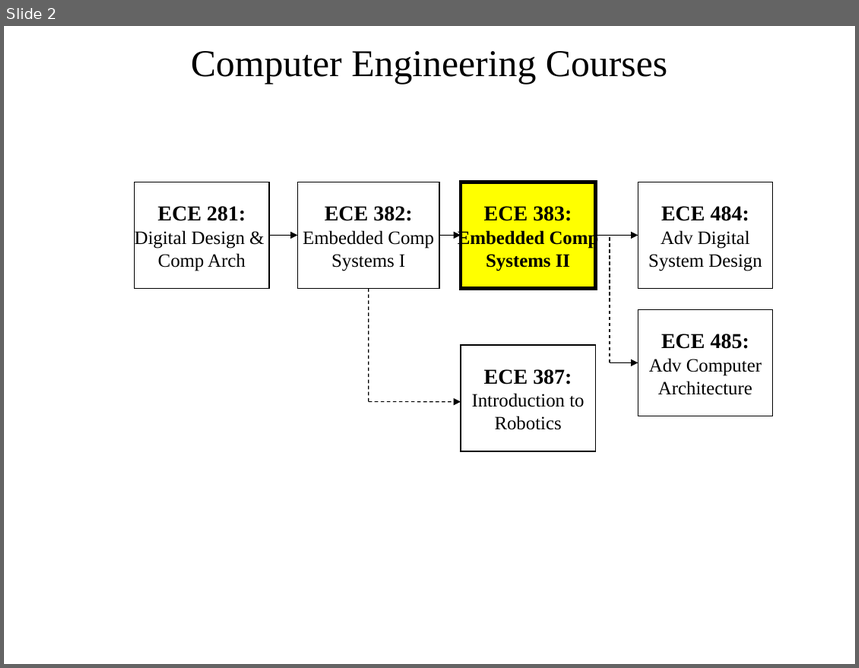
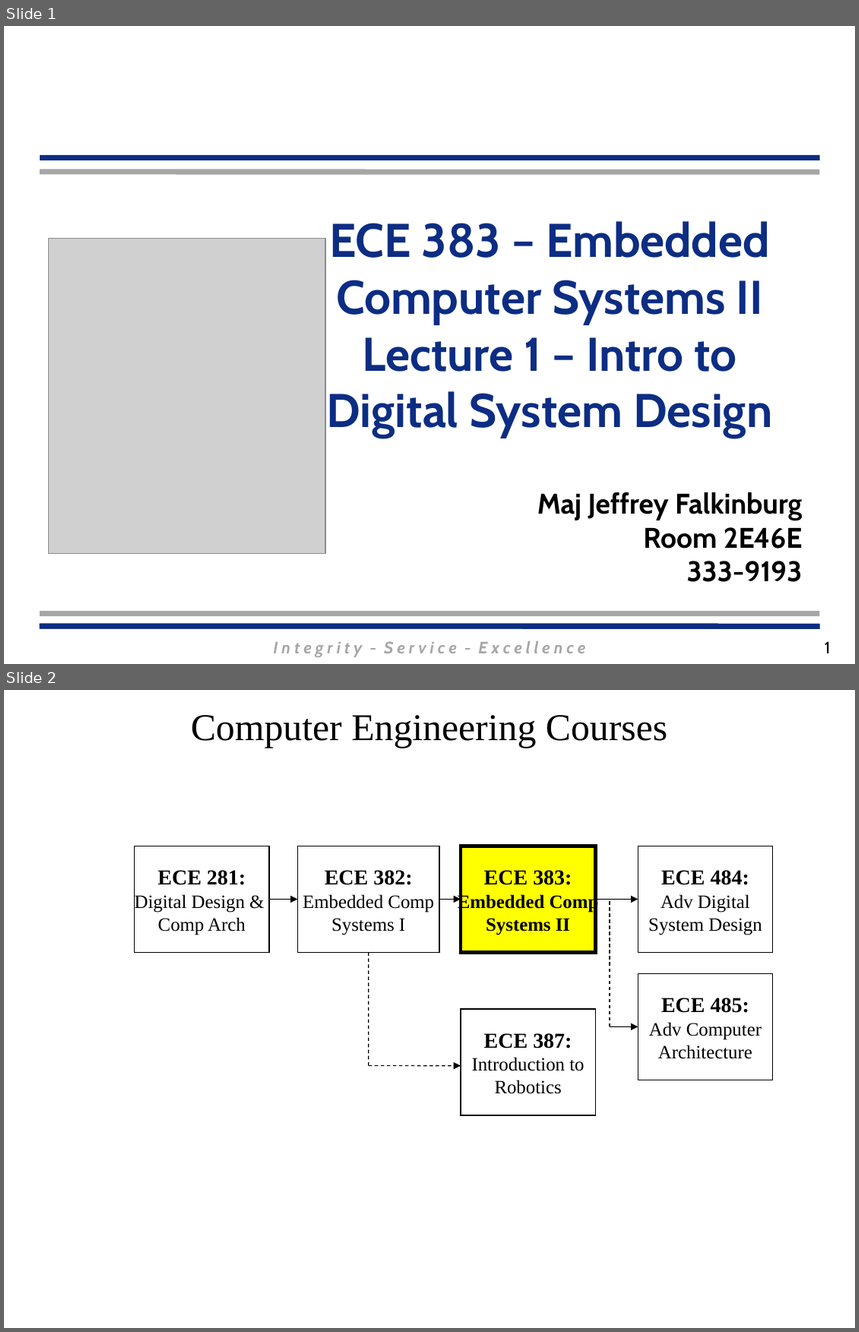
Before and after one commit to jfalkinburg/ECE383_web, a slide deck: lecture/slides/ECE_383_Lec1.pptx. Shown one above the other, each under a label of ours: slide 2 before the commit, slides 1 and 2 after it. The pictures are 859x668 and 859x1332 pixels, drawn with LibreOffice and Linux fonts; fonts in the diff are those of the drawing; grey boxes stand for pictures; background and template pictures are left out. Boxes give left, top, right and bottom in pixels: in the first picture for what was removed or moved away, otherwise in the second. Text is boxed around its words. In the diff, an @@ line names an element or a change of style, - is before the commit and + after.

```diff
--- a/lecture/slides/ECE_383_Lec1.pptx
+++ b/lecture/slides/ECE_383_Lec1.pptx
@@ slide 1 added at box(4, 26, 855, 664), background #FFFFFF @@
@@ line added from (40, 158) to (820, 158), #0C2D83 4.5 pt @@
@@ line added from (40, 172) to (819, 172), #A6A6A6 4.5 pt @@
@@ text added at box(326, 221, 772, 439), 40 pt, text #0C2D83, bold @@
+ECE 383 – Embedded Computer Systems II
+Lecture 1 – Intro to Digital System Design
@@ picture added at box(49, 239, 325, 555) @@
@@ subtitle added at box(538, 493, 803, 582), 24 pt, text #000000, bold @@
+Maj Jeffrey Falkinburg
+Room 2E46E
+333-9193
@@ line added from (40, 614) to (819, 614), #A6A6A6 4.5 pt @@
@@ line added from (40, 627) to (820, 627), #0C2D83 4.5 pt @@
@@ line added from (40, 627) to (819, 627), #0C2D83 4.5 pt @@
@@ text added at box(273, 642, 586, 658), 14 pt, text #A6A6A6, bold, italic @@
+I n t e g r i t y - S e r v i c e - E x c e l l e n c e
@@ page number added at box(825, 642, 831, 654), 14 pt, text #000000 @@
+1
```
Also in this commit, not shown: 14 slides changed, 1 other slide added, 1 slide removed, 3 other files.
